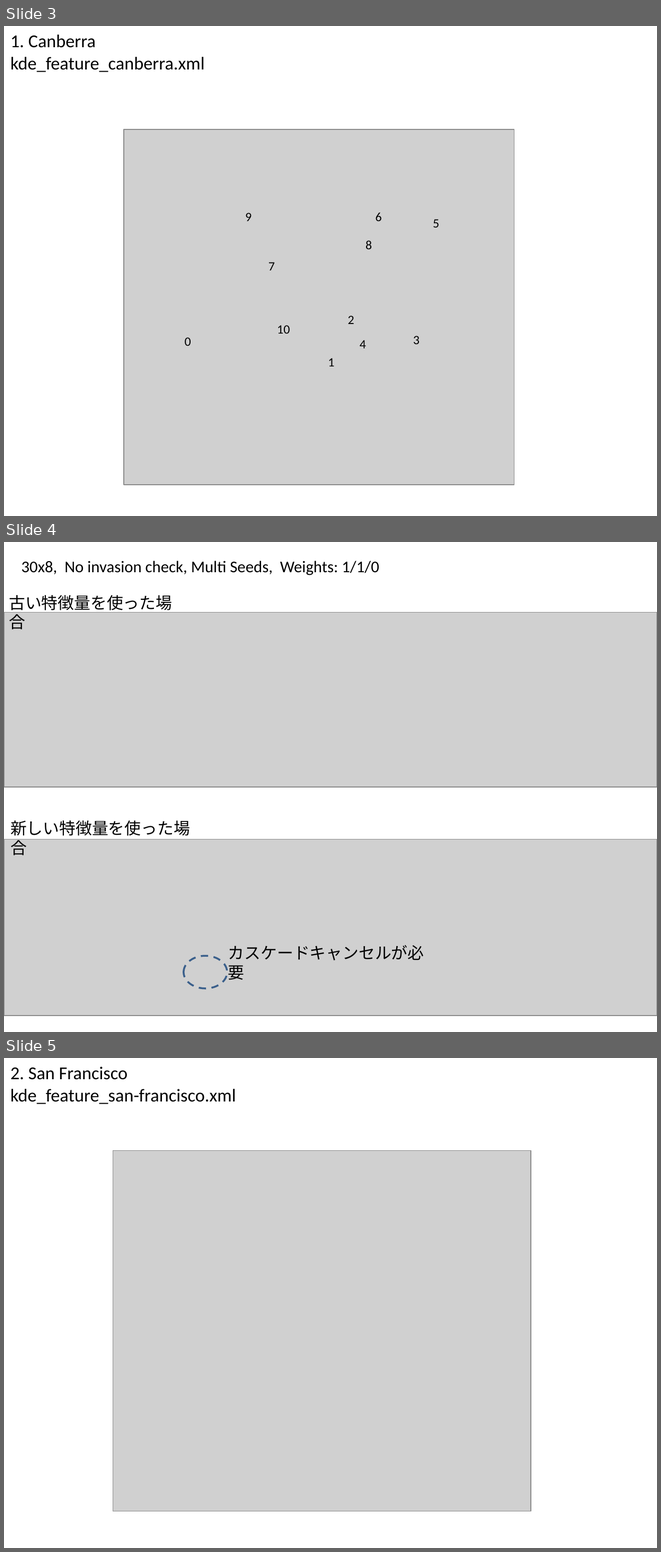
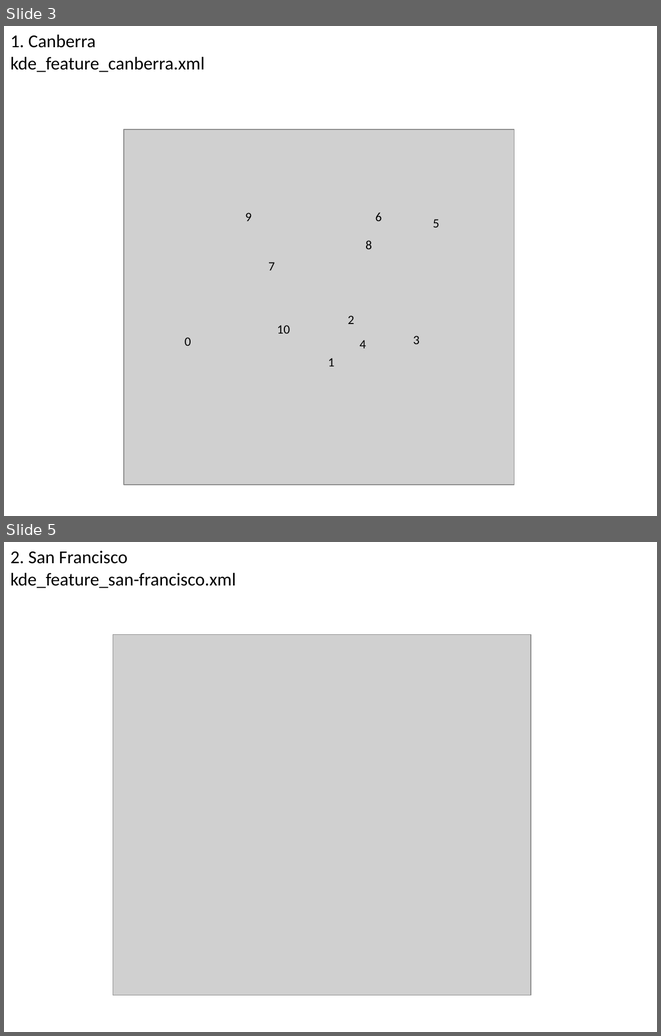
Before and after one commit to gnishida/StreetDesigner, a slide deck: doc/results_20140319/results_20140319.pptx. Shown one above the other, each under a label of ours: slides 3, 4 and 5 before the commit, slides 3 and 5 after it; the slides between them are not shown. The pictures are 661x1552 and 661x1036 pixels, drawn with LibreOffice and Linux fonts; fonts in the diff are those of the drawing; grey boxes stand for pictures. Boxes give left, top, right and bottom in pixels: in the first picture for what was removed or moved away, otherwise in the second. Text is boxed around its words. In the diff, an @@ line names an element or a change of style, - is before the commit and + after.

```diff
--- a/doc/results_20140319/results_20140319.pptx
+++ b/doc/results_20140319/results_20140319.pptx
@@ slide 4 removed at bbox=[4, 542, 657, 1032], background #FFFFFF @@
@@ text removed at bbox=[21, 561, 379, 575] @@
-30x8, No invasion check, Multi Seeds, Weights: 1/1/0
@@ text removed at bbox=[9, 595, 172, 613] @@
-古い特徴量を使った場合
@@ picture removed at bbox=[4, 612, 657, 787] @@
@@ text removed at bbox=[10, 820, 190, 836] @@
-新しい特徴量を使った場合
@@ picture removed at bbox=[4, 839, 657, 1015] @@
@@ text removed at bbox=[228, 945, 424, 960] @@
-カスケードキャンセルが必要
@@ ellipse removed at bbox=[184, 955, 227, 988] @@
```
Also in this commit, not shown: 2 slides added, 3 other slides removed, 6 other files.
